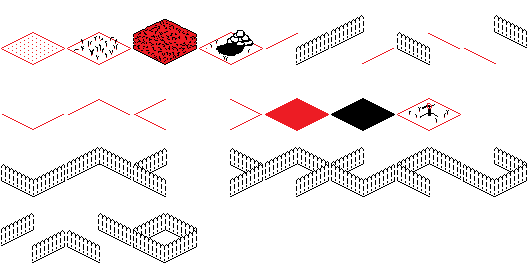
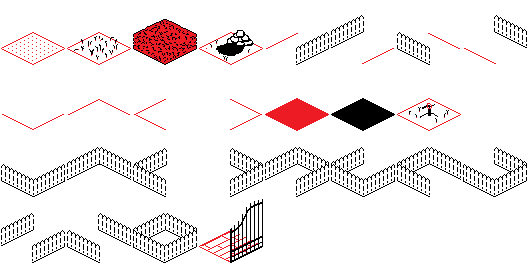
Two versions of the same layered image (528x264). Layer-by-layer changes:
added layer "gate" above "Grass" over [199, 199, 263, 263]
